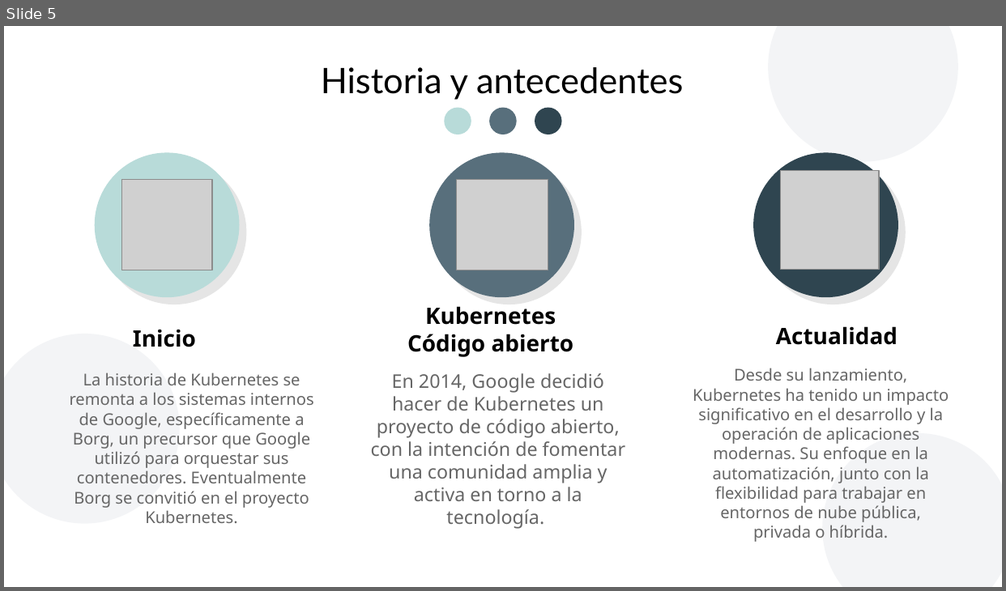
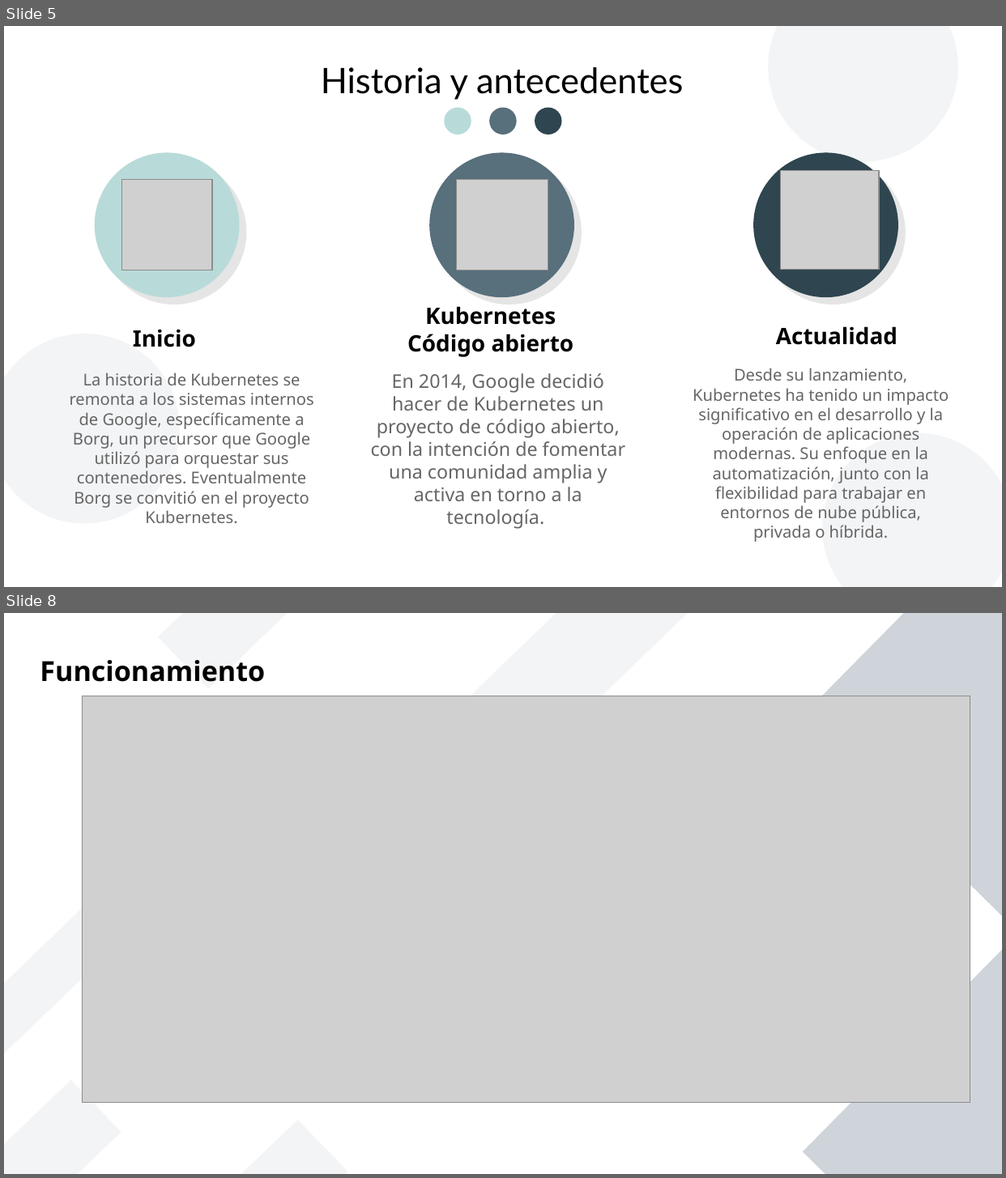
Before and after one commit to ubecerrilv/8semestre, a slide deck: Tecnologias_I/Kubernetes.odp. Shown one above the other, each under a label of ours: slide 5 before the commit, slides 5 and 8 after it; the slides between them are not shown. The pictures are 1006x591 and 1006x1178 pixels, drawn with LibreOffice and Linux fonts; fonts in the diff are those of the drawing; grey boxes stand for pictures; background and template pictures are left out. Boxes give left, top, right and bottom in pixels: in the first picture for what was removed or moved away, otherwise in the second. Text is boxed around its words. In the diff, an @@ line names an element or a change of style, - is before the commit and + after.

```diff
--- a/Tecnologias_I/Kubernetes.odp
+++ b/Tecnologias_I/Kubernetes.odp
@@ slide 8 added at [4,613,1002,1174], background #FFFFFF @@
@@ rectangle added at [158,613,393,689], fill #8D99AE at 10% opacity @@
@@ rectangle added at [385,613,695,844], fill #8D99AE at 10% opacity @@
@@ rectangle added at [801,613,1002,920], fill #CED4DA @@
@@ text added at [40,660,265,682], 22 pt, text #000000, bold @@
+Funcionamiento
@@ picture added at [82,696,970,1103] @@
@@ rectangle added at [4,858,169,1071], fill #8D99AE at 10% opacity @@
@@ rectangle added at [803,948,1002,1174], fill #CED4DA @@
@@ rectangle added at [4,1080,121,1174], fill #8D99AE at 10% opacity @@
@@ rectangle added at [113,1120,348,1174], fill #8D99AE at 10% opacity @@
```
Also in this commit, not shown: 1 slide changed, 3 other slides added, 3 slides removed, 1 other file.
